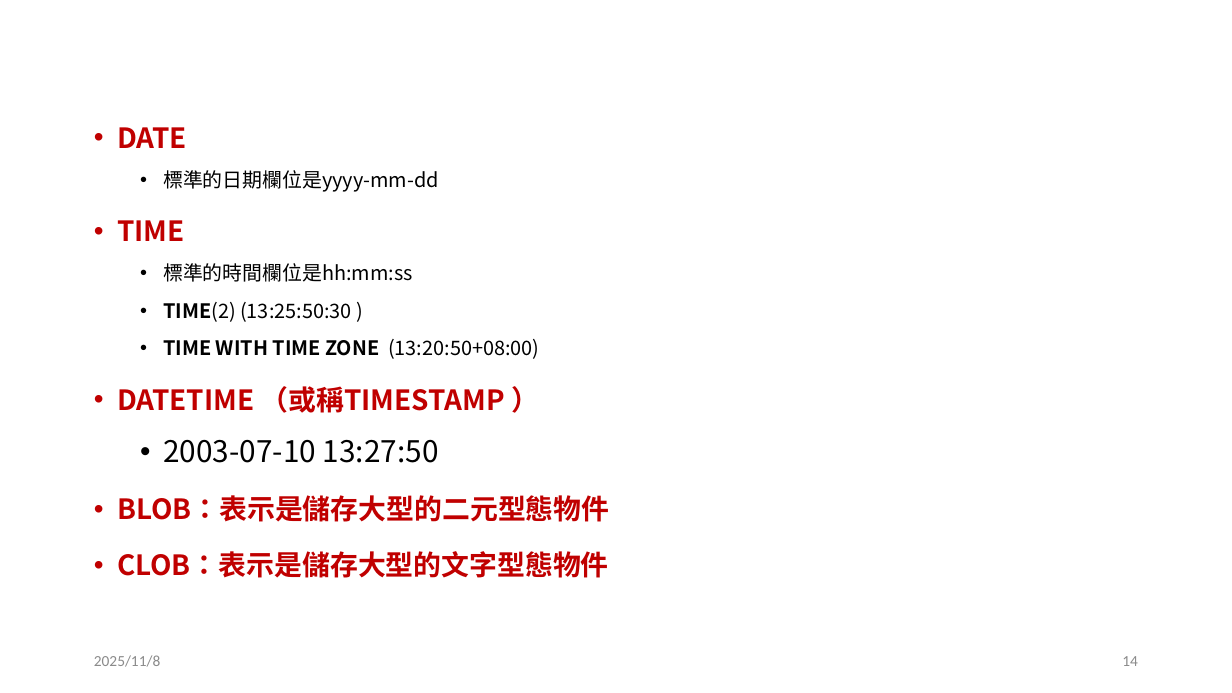
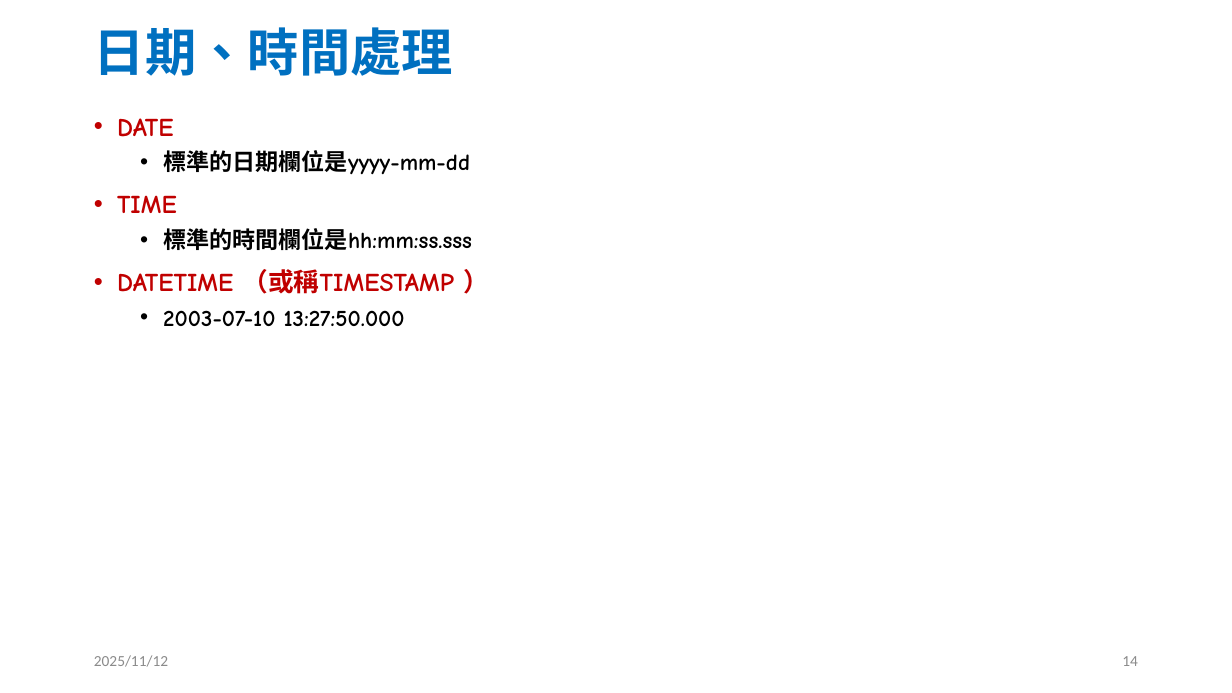
Before and after one commit to jc7qx/2025DB, a slide deck: slide 14 of slides/w10SQL1.pptx. Drawn at 1232x693 pixels with LibreOffice and Linux fonts; fonts in the diff are those of the drawing. Boxes give left, top, right and bottom in pixels: in the first picture for what was removed or moved away, otherwise in the second. Text is boxed around its words. In the diff, an @@ line names an element or a change of style, - is before the commit and + after.

```diff
--- a/slides/w10SQL1.pptx
+++ b/slides/w10SQL1.pptx
@@ title added at [94, 27, 453, 76], 40 pt, text #0070C0, bold @@
+日期、時間處理
@@ text at [117, 118, 470, 294]: size 21.7 to 20 pt in "DATE", "TIME", "DATETIME （或稱TIMESTAMP ）"; font Noto Sans CJK SC to Comic Neue in "DATE", "標準的日期欄位是yyyy-mm-dd", "TIME", "DATETIME （或稱TIMESTAMP ）"; size 15.5 to 18 pt, bold on in "標準的日期欄位是yyyy-mm-dd"; line spacing 1.3 to 1 @@
@@ text at [163, 228, 472, 250]: text changed; size 15.5 to 18 pt; font Noto Sans CJK SC to Comic Neue; bold on @@
-  • 標準的時間欄位是hh:mm:ss
-  • TIME(2) (13:25:50:30 )
-  • TIME WITH TIME ZONE (13:20:50+08:00)
+  • 標準的時間欄位是hh:mm:ss.sss
@@ text at [163, 310, 405, 326]: text changed; size 21.7 to 18 pt; font Noto Sans CJK SC to Comic Neue; text colour #C00000 to #000000 @@
-  • 2003-07-10 13:27:50
-• BLOB：表示是儲存大型的二元型態物件
-• CLOB：表示是儲存大型的文字型態物件
+  • 2003-07-10 13:27:50.000
@@ text at [94, 655, 168, 667]: text changed @@
-2025/11/8
+2025/11/12
```
Also in this commit, not shown: 53 other slides changed, 3 slides added, 1 slide removed, 8 other files.
